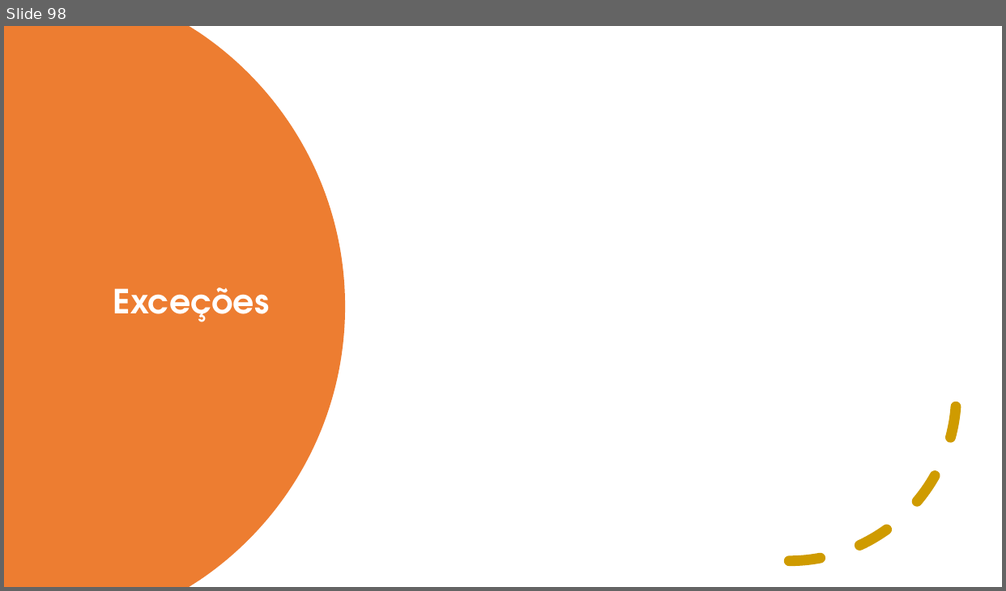
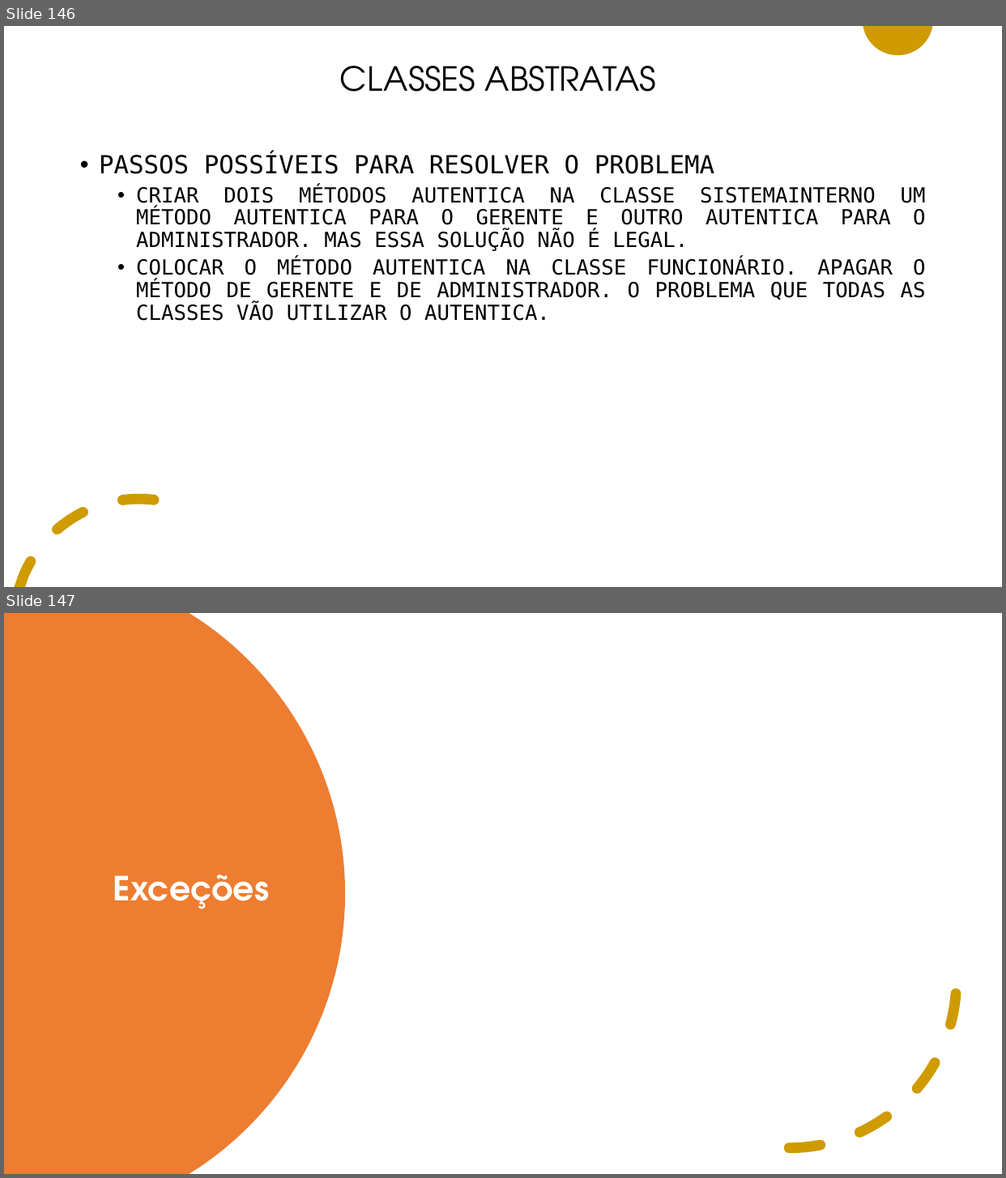
Before and after one commit to adilsonlopesoracle/ProgramacaoAvancada_Olinda, a slide deck: PROGRAMACAO_AVANCADA.pptx. Shown one above the other, each under a label of ours: slide 98 before the commit, slides 146 and 147 after it. The pictures are 1006x591 and 1006x1178 pixels, drawn with LibreOffice and Linux fonts; fonts in the diff are those of the drawing. Boxes give left, top, right and bottom in pixels: in the first picture for what was removed or moved away, otherwise in the second. Text is boxed around its words. In the diff, an @@ line names an element or a change of style, - is before the commit and + after.

```diff
--- a/PROGRAMACAO_AVANCADA.pptx
+++ b/PROGRAMACAO_AVANCADA.pptx
@@ slide 146 added at [4, 26, 1002, 587], background #FFFFFF; not listed: 2 template elements that a slide beside it also shows @@
@@ title added at [340, 66, 657, 92], 32 pt, text #000000 @@
+CLASSES ABSTRATAS
@@ text added at [99, 153, 926, 321], 20 pt, text #000000 @@
+• PASSOS POSSÍVEIS PARA RESOLVER O PROBLEMA
+  • CRIAR DOIS MÉTODOS AUTENTICA NA CLASSE SISTEMAINTERNO UM MÉTODO AUTENTICA PARA O GERENTE E OUTRO AUTENTICA PARA O ADMINISTRADOR. MAS ESSA SOLUÇÃO NÃO É LEGAL.
+  • COLOCAR O MÉTODO AUTENTICA NA CLASSE FUNCIONÁRIO. APAGAR O MÉTODO DE GERENTE E DE ADMINISTRADOR. O PROBLEMA QUE TODAS AS CLASSES VÃO UTILIZAR O AUTENTICA.
@@ what was slide 98 is now slide 147 @@
```
Also in this commit, not shown: 48 other slides added.
